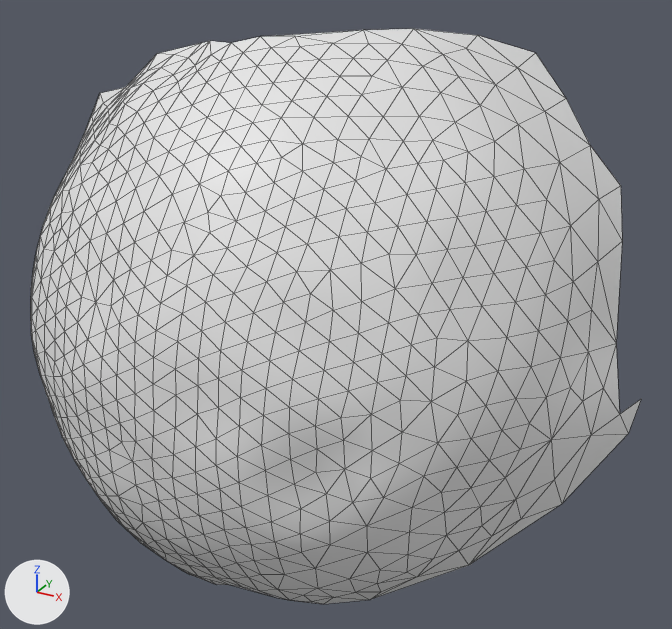
The OBJ model res/final/onecam_fullvolume/cleanedup/FullVolium.000141.obj as it was, and as the next commit left it.
One viewpoint serves both versions: a 50 mm camera at (119.6, 501.2, -85.9) aimed at (17.0, 687.8, -179.1). The axes (+X, +Y, +Z) are drawn at lower left. The lights are the same throughout. Mesh edges are drawn as thin lines. Where no turn or scale is listed for an object, it has been applied to the vertices.

Names of what the first picture shows: 'FullVolium.000141'.
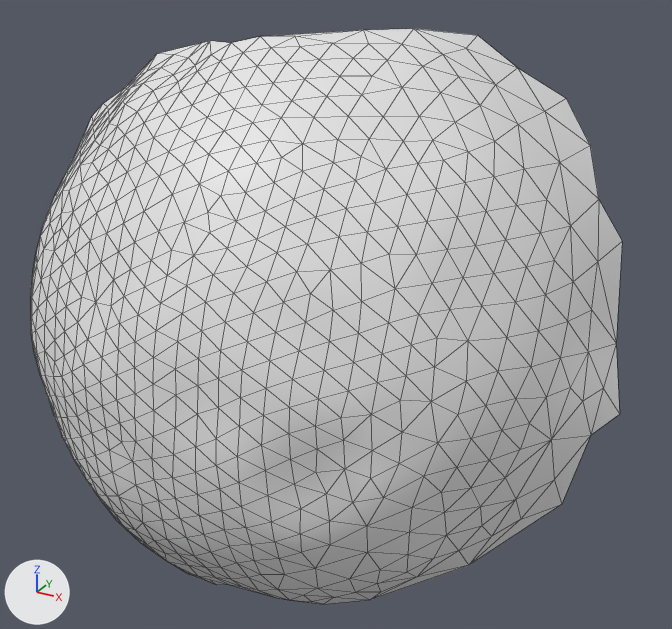
Changed parts and their boxes (x1, y1, x2, y2) in the pictures (672 x 629 px):
'FullVolium.000141', reshaped
    before: (31, 29, 641, 604)
    after: (31, 29, 622, 604)
part 1 of me_fullvolium_000141, deleted
    before: (479, 36, 622, 240)
part 2 of me_fullvolium_000141, deleted
    before: (562, 399, 641, 503)
part 3 of me_fullvolium_000141, deleted
    before: (86, 88, 124, 129)

What changed in the scene script:
```text
Change me_fullvolium_000141:
    where me_fullvolium_000141.from_pydata(...)  # 626 vertices, 1211 faces; spans x -78.0..89.0, y 627.0..730.0, z -258.0..-111.0
    used by ob_fullvolium_000141; location = (0.0, 0.0, 0.0)
    verts and faces of me_fullvolium_000141; kept vertices keep their numbers, new ones are numbered from 626
    before: 156 (74.0, 706.0, -146.0) at pixel (598, 199), 157 (76.0, 719.0, -146.0) at pixel (620, 185), 158 (68.0, 717.0, -137.0) at pixel (590, 145), 164 (50.0, 717.0, -121.0) at pixel (517, 67), 165 (60.0, 724.0, -128.0) at pixel (566, 98)
    before: 195 (80.0, 708.0, -156.0) at pixel (622, 241), 583 (49.0, 730.0, -119.0) at pixel (535, 52), 599 (39.0, 717.0, -114.0) at pixel (477, 35)
    before: 199 (82.0, 689.0, -195.0) at pixel (590, 435), 200 (86.0, 700.0, -194.0) at pixel (619, 414), 201 (89.0, 709.0, -194.0) at pixel (641, 398), 202 (87.0, 707.0, -203.0) at pixel (628, 433), 426 (78.0, 687.0, -214.0) at pixel (561, 504)
    before: 467 (-60.0, 690.0, -152.0), 480 (-52.0, 679.0, -139.0) at pixel (84, 132), 481 (-49.0, 679.0, -135.0) at pixel (91, 116), 482 (-55.0, 681.0, -144.0), 483 (-49.0, 683.0, -130.0) at pixel (99, 92)
    before: 485 (-45.0, 679.0, -131.0) at pixel (103, 103), 515 (-40.0, 683.0, -127.0) at pixel (125, 87)
    me_fullvolium_000141 part 1
    add delete_vertices([157, 583])  # with the faces that use them
    me_fullvolium_000141 part 2
    add delete_vertices([201, 202])  # with the faces that use them
    me_fullvolium_000141 part 3
    add delete_vertices([483])  # with the faces that use them
```
